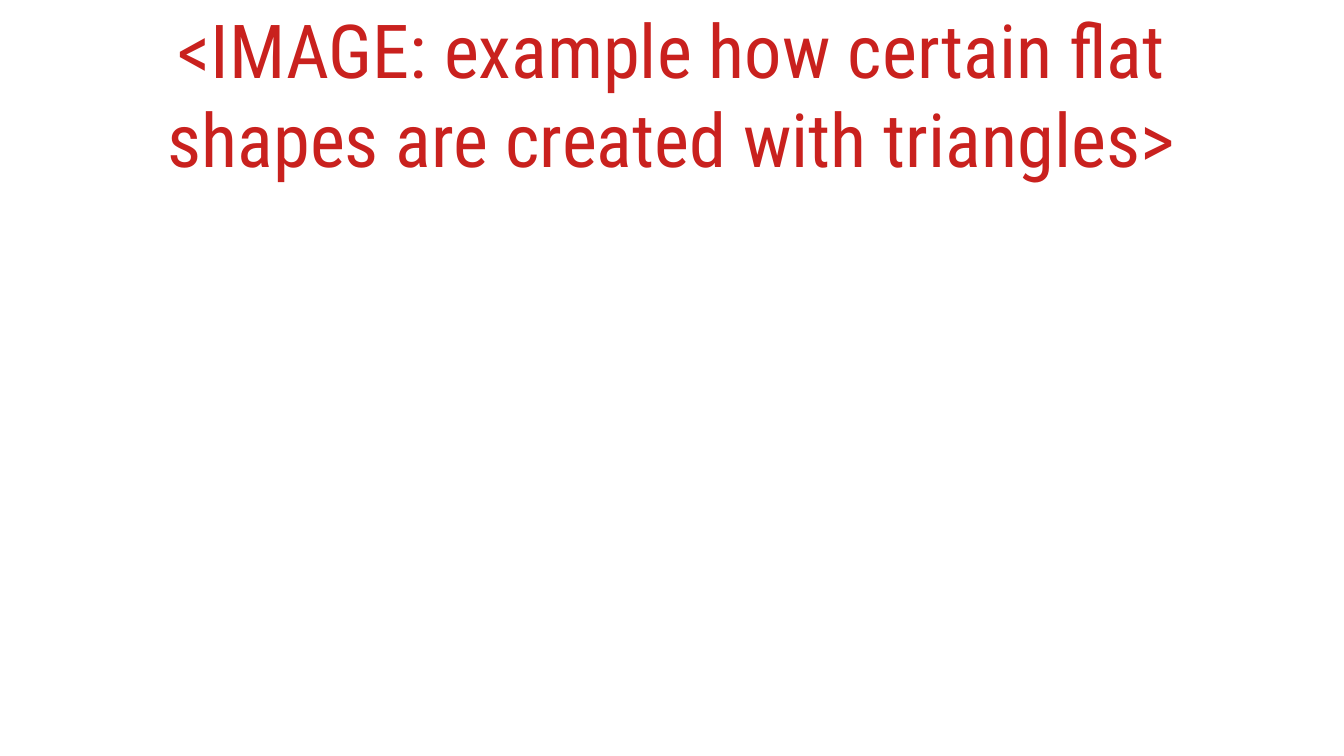
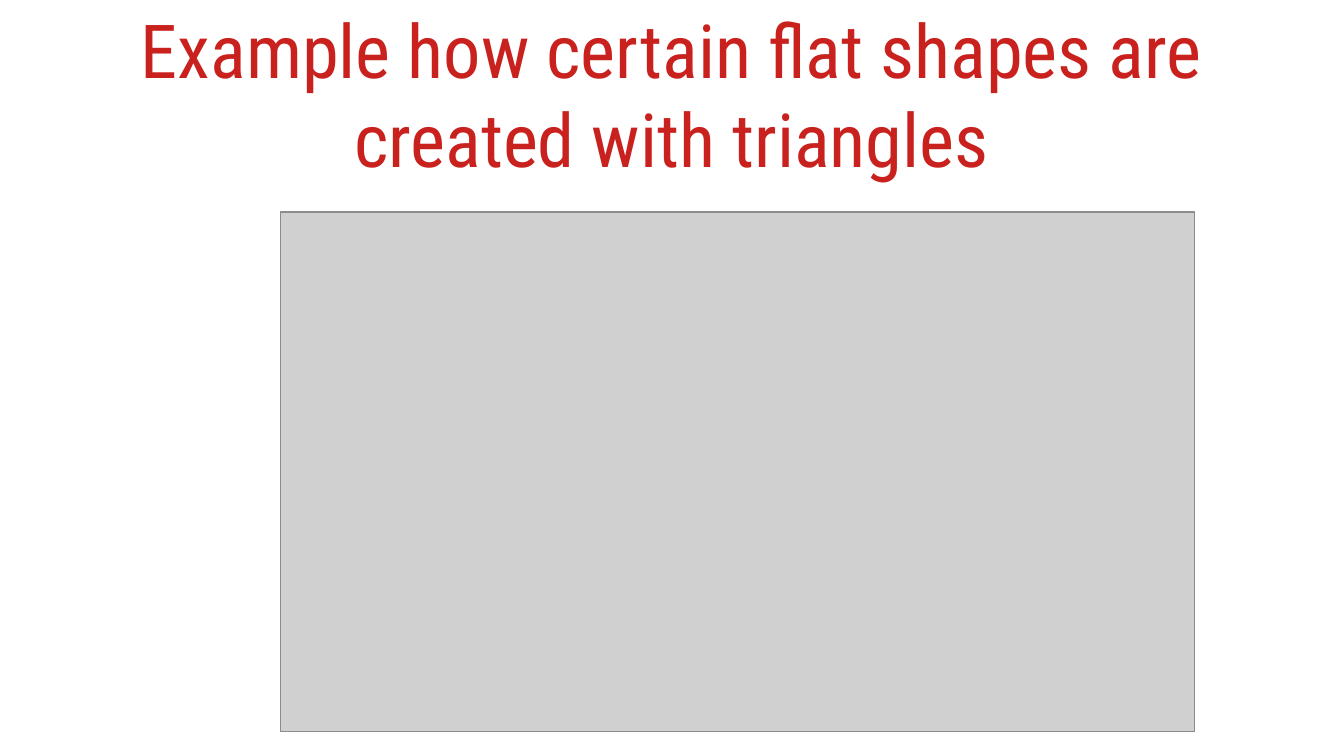
Before and after one commit to lorentzo/IntroductionToComputerGraphics, a slide deck: slide 10 of lectures/foundations_3d_scene/foundations_3d_scene.odp. Drawn at 1344x756 pixels with LibreOffice and Linux fonts; fonts in the diff are those of the drawing; grey boxes stand for pictures. Boxes give left, top, right and bottom in pixels: in the first picture for what was removed or moved away, otherwise in the second. Text is boxed around its words. In the diff, an @@ line names an element or a change of style, - is before the commit and + after.

```diff
--- a/lectures/foundations_3d_scene/foundations_3d_scene.odp
+++ b/lectures/foundations_3d_scene/foundations_3d_scene.odp
@@ title at <box>141,21,1202,183</box>: text changed @@
-<IMAGE: example how certain flat shapes are created with triangles>
+Example how certain flat shapes are created with triangles
@@ picture added at <box>281,212,1195,732</box> @@
```
Also in this commit, not shown: 4 other slides changed, 6 slides added, 1 other file.
